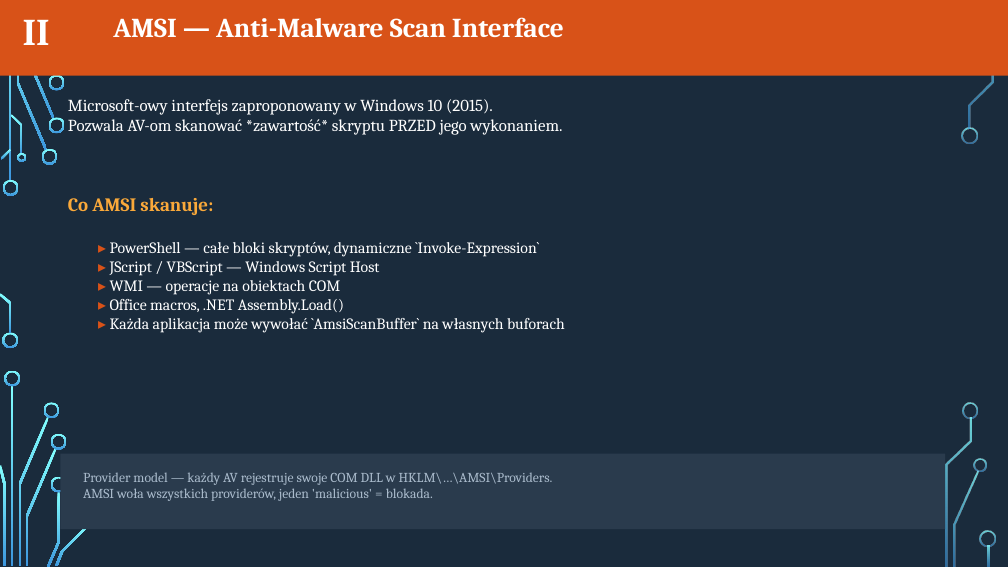
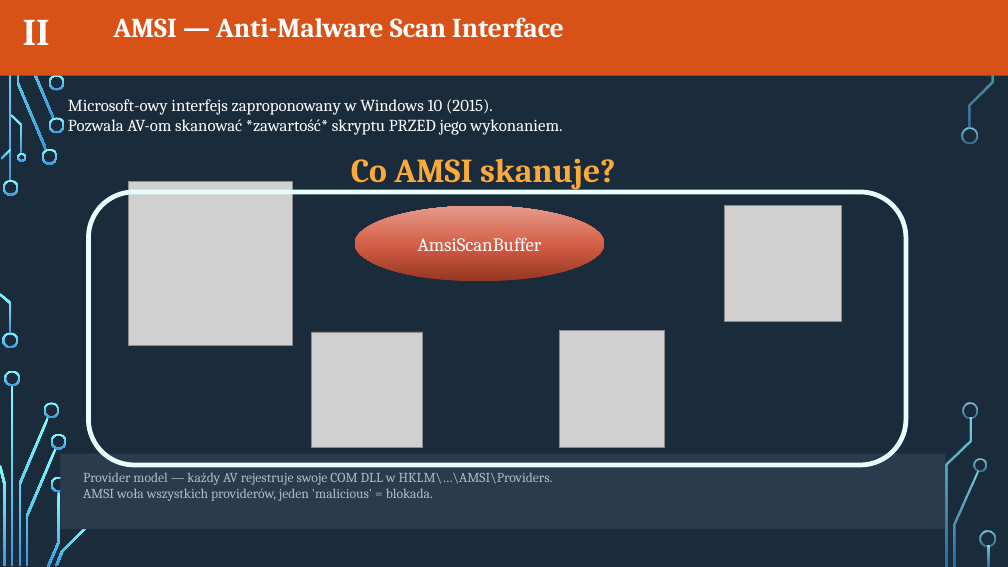
Before and after one commit to radkum/confidence_2026, a slide deck: slide 5 of AMSI_vs_Obfuscation.pptx. Drawn at 1008x567 pixels with LibreOffice and Linux fonts; fonts in the diff are those of the drawing; grey boxes stand for pictures; background and template pictures are left out. Boxes give left, top, right and bottom in pixels: in the first picture for what was removed or moved away, otherwise in the second. Text is boxed around its words. In the diff, an @@ line names an element or a change of style, - is before the commit and + after.

```diff
--- a/AMSI_vs_Obfuscation.pptx
+++ b/AMSI_vs_Obfuscation.pptx
@@ text at [351,158,616,190]: text changed; size 18 to 32 pt @@
-Co AMSI skanuje:
+Co AMSI skanuje?
@@ rounded rectangle added at [88,192,906,465], outline #E6FFFF 4.5 pt @@
@@ picture added at [129,181,293,346] @@
@@ ellipse added at [355,206,604,281], fill gradient #963622 to #D45E46 to #E59B8C, 18 pt, text #FFFFFF @@
+AmsiScanBuffer
@@ picture added at [724,206,842,321] @@
@@ text removed at [110,242,565,333] @@
-▸ PowerShell — całe bloki skryptów, dynamiczne `Invoke-Expression`
-▸ JScript / VBScript — Windows Script Host
-▸ WMI — operacje na obiektach COM
-▸ Office macros, .NET Assembly.Load()
-▸ Każda aplikacja może wywołać `AmsiScanBuffer` na własnych buforach
@@ picture added at [312,332,423,448] @@
@@ picture added at [560,330,665,448] @@
```
Also in this commit, not shown: 10 other slides changed.
